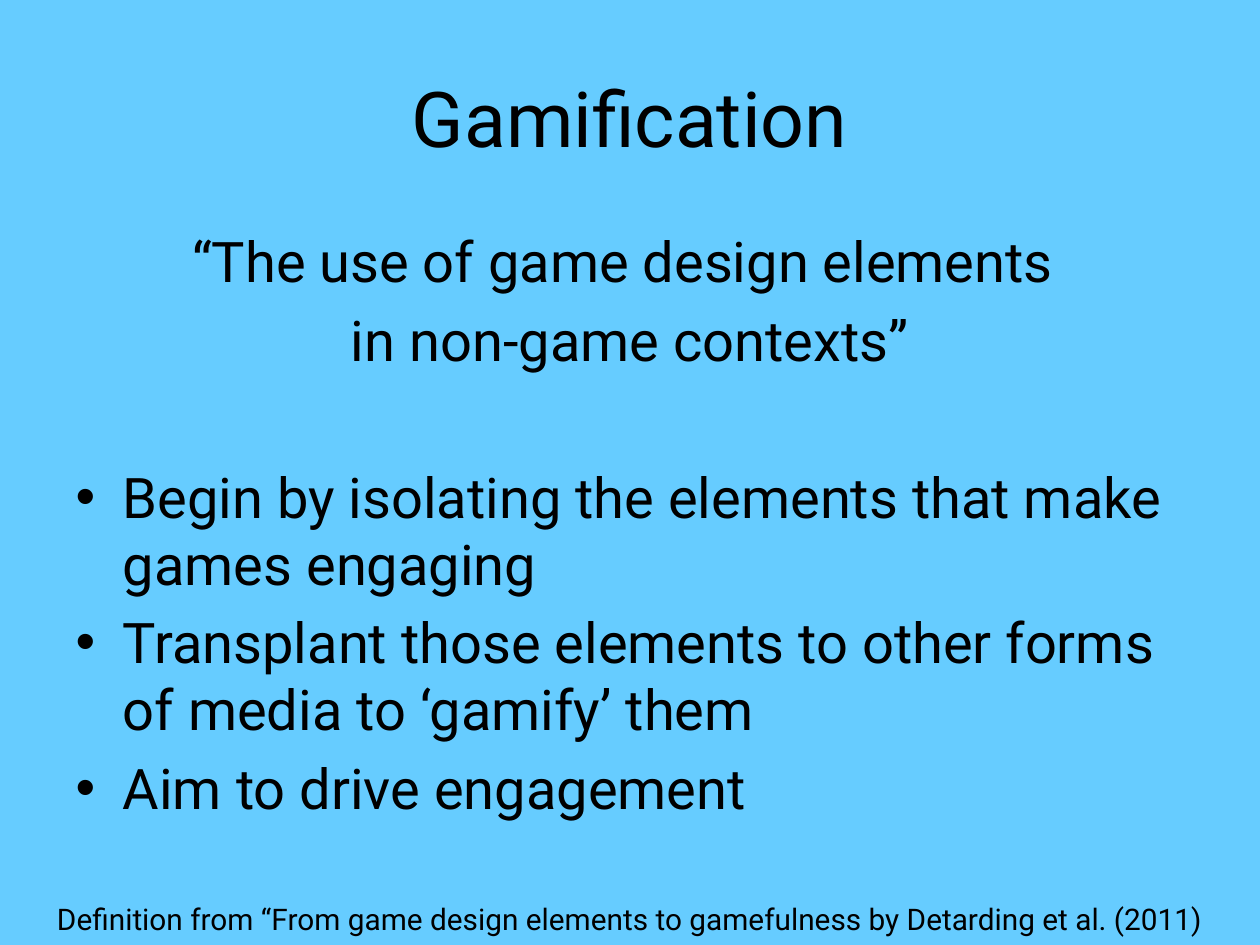
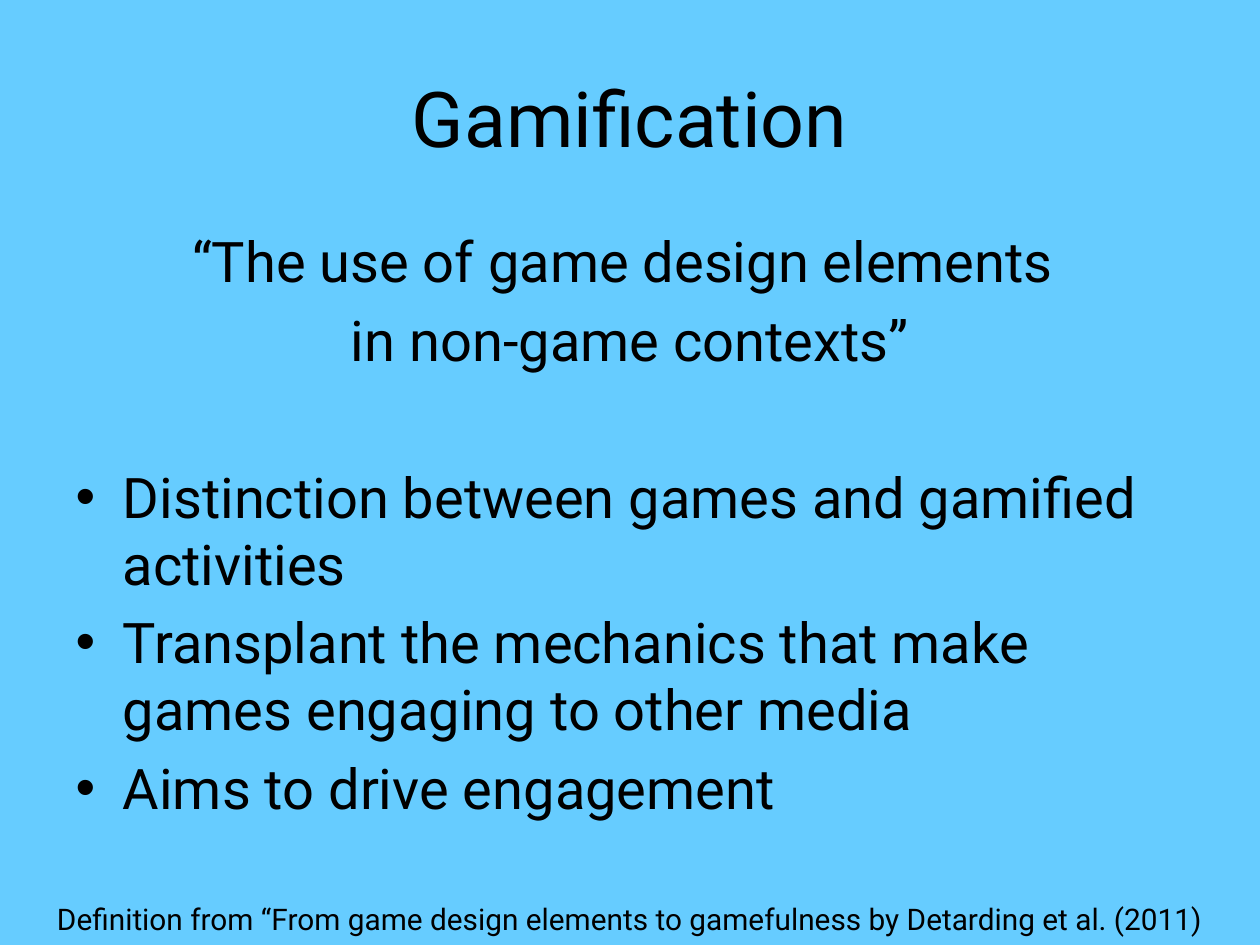
Before and after one commit to mcnutty26/dissertation, a slide deck: slide 3 of docs/presentation/master.pptx (slide 8 before the commit). Drawn at 1260x945 pixels with LibreOffice and Linux fonts; fonts in the diff are those of the drawing. Boxes give left, top, right and bottom in pixels: in the first picture for what was removed or moved away, otherwise in the second. Text is boxed around its words. In the diff, an @@ line names an element or a change of style, - is before the commit and + after.

```diff
--- a/docs/presentation/master.pptx
+++ b/docs/presentation/master.pptx
@@ text at (123,475,1136,821): text changed @@
-• Begin by isolating the elements that make games engaging
-• Transplant those elements to other forms of media to ‘gamify’ them
-• Aim to drive engagement
+• Distinction between games and gamified activities
+• Transplant the mechanics that make games engaging to other media
+• Aims to drive engagement
```
Also in this commit, not shown: 6 other slides changed, 3 slides added, 4 slides removed, 19 other files.
